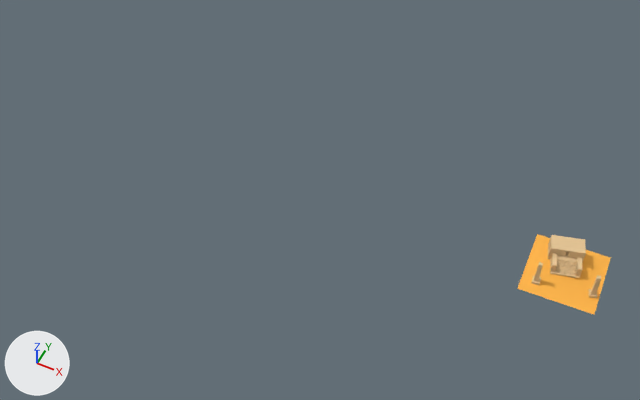
The FBX model Assets/models/tomb1.fbx: old version first, new version second.
Rendered twice from a camera (50 mm lens) standing at (0.57, -15.48, 18.63) and looking at (-6.87, -0.61, 0.04). Lighting does not change. The marker at lower left points along +X, +Y and +Z.

Names of what the first picture shows: 'tomb1'.
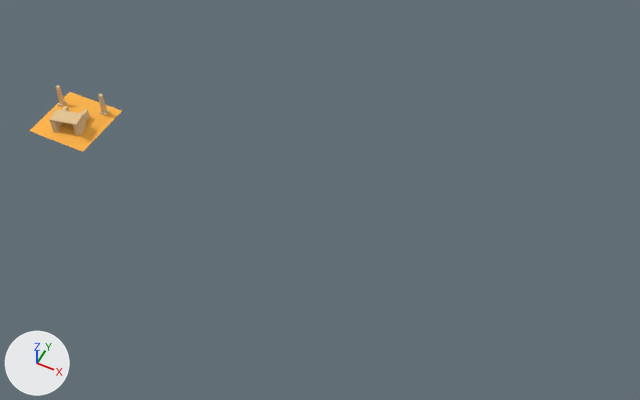
What differs and where, as boxes (x1, y1, x2, y2) in the pictures (640 x 400 px; the box of a moved part takes in the faces that stretch with it):
'tomb1', reshaped, moved, turned
    before: (517, 234, 611, 315)
    after: (30, 85, 122, 152)
part 1 of me_tomb1_001, moved or reshaped
    before: (551, 235, 586, 254)
    after: (49, 109, 83, 125)
part 2 of me_tomb1_001, moved or reshaped (not visible afterwards)
    before: (568, 252, 579, 258)
part 3 of me_tomb1_001, moved or reshaped (not visible afterwards)
    before: (555, 250, 566, 256)
part 4 of me_tomb1_001, moved or reshaped
    before: (548, 236, 556, 260)
    after: (73, 115, 86, 136)
part 5 of me_tomb1_001, moved or reshaped
    before: (578, 254, 585, 263)
    after: (50, 121, 63, 133)
part 6 of me_tomb1_001, moved or reshaped (not visible afterwards)
    before: (557, 256, 577, 263)
part 7 of me_tomb1_001, moved or reshaped
    before: (577, 257, 582, 271)
    after: (62, 106, 68, 111)
part 8 of me_tomb1_001, moved or reshaped
    before: (596, 275, 601, 282)
    after: (55, 85, 61, 91)
part 9 of me_tomb1_001, moved or reshaped
    before: (592, 286, 598, 292)
    after: (58, 95, 64, 101)
part 10 of me_tomb1_001, moved or reshaped
    before: (517, 234, 611, 315)
    after: (30, 92, 122, 152)

The change in detail:
me_tomb1_001 is used by ob_tomb1; location (0.0, 0.0, 0.0); rotation (0.0, 0.0, 0.044), in degrees (0, 0, 2.5).
me_tomb1_001 had 577 vertices, 472 faces and spanned x -1.0..1.0, y -1.0..1.0, z -0.02..0.79.
me_tomb1_001 now has 577 vertices, 472 faces and spans x -1.0..1.0, y -0.02..0.79, z -1.0..1.0.
me_tomb1_001 part 1: the loose piece of 8 vertices spanning x -0.61..0.34, y 0.14..0.79, z 0.57..0.61 is multiplied about the mesh origin by the matrix ((-1.0, 0.0, 0.0), (0.0, 0.0, 1.0), (0.0, 1.0, 0.0)).
me_tomb1_001 part 2: the loose piece of 8 vertices spanning x -0.07..0.2, y 0.25..0.38, z 0.37..0.57 is multiplied about the mesh origin by the matrix ((-1.0, 0.0, 0.0), (0.0, 0.0, 1.0), (0.0, 1.0, 0.0)).
me_tomb1_001 part 3: the loose piece of 8 vertices spanning x -0.39..-0.12, y 0.18..0.3, z 0.37..0.57 is multiplied about the mesh origin by the matrix ((-1.0, 0.0, 0.0), (0.0, 0.0, 1.0), (0.0, 1.0, 0.0)).
me_tomb1_001 part 4: the loose piece of 8 vertices spanning x -0.63..-0.38, y 0.15..0.62, z 0.1..0.58 is multiplied about the mesh origin by the matrix ((-1.0, 0.0, 0.0), (0.0, 0.0, 1.0), (0.0, 1.0, 0.0)).
me_tomb1_001 part 5: the loose piece of 8 vertices spanning x 0.09..0.34, y 0.3..0.78, z 0.1..0.58 is multiplied about the mesh origin by the matrix ((-1.0, 0.0, 0.0), (0.0, 0.0, 1.0), (0.0, 1.0, 0.0)).
me_tomb1_001 part 6: the loose piece of 8 vertices spanning x -0.32..0.21, y 0.06..0.3, z 0.32..0.35 is multiplied about the mesh origin by the matrix ((-1.0, 0.0, 0.0), (0.0, 0.0, 1.0), (0.0, 1.0, 0.0)).
me_tomb1_001 part 7: the loose piece of 8 vertices spanning x 0.18..0.38, y -0.08..0.33, z 0.35..0.42 is multiplied about the mesh origin by the matrix ((-1.0, 0.0, 0.0), (0.0, 0.0, 1.0), (0.0, 1.0, 0.0)).
me_tomb1_001 part 8: the loose piece of 8 vertices spanning x 0.76..0.87, y -0.46..-0.34, z 0.62..0.75 is multiplied about the mesh origin by the matrix ((-1.0, 0.0, 0.0), (0.0, 0.0, 1.0), (0.0, 1.0, 0.0)).
me_tomb1_001 part 9: the loose piece of 8 vertices spanning x 0.75..0.89, y -0.47..-0.33, z 0.21..0.36 is multiplied about the mesh origin by the matrix ((-1.0, 0.0, 0.0), (0.0, 0.0, 1.0), (0.0, 1.0, 0.0)).
me_tomb1_001 part 10: 384 of 577 vertices moved; they spanned x -1.0..1.0, y -1.0..1.0, z -0.02..0.79 and now span x -1.0..1.0, y -0.02..0.79, z -1.0..1.0; mean shift (0.18, 0.2, -0.2); largest move (-0.67, -0.67, 0.79) -> (0.67, 0.79, -0.67).
Object 'tomb1' (ob_tomb1) moves from (0.0, 0.0, 0.0) to (-15.0, -1.0, 0.0).
Object 'tomb1' (ob_tomb1) turns from (0, 0, 2.5) to (90, 0, 0) degrees about x, y and z.
